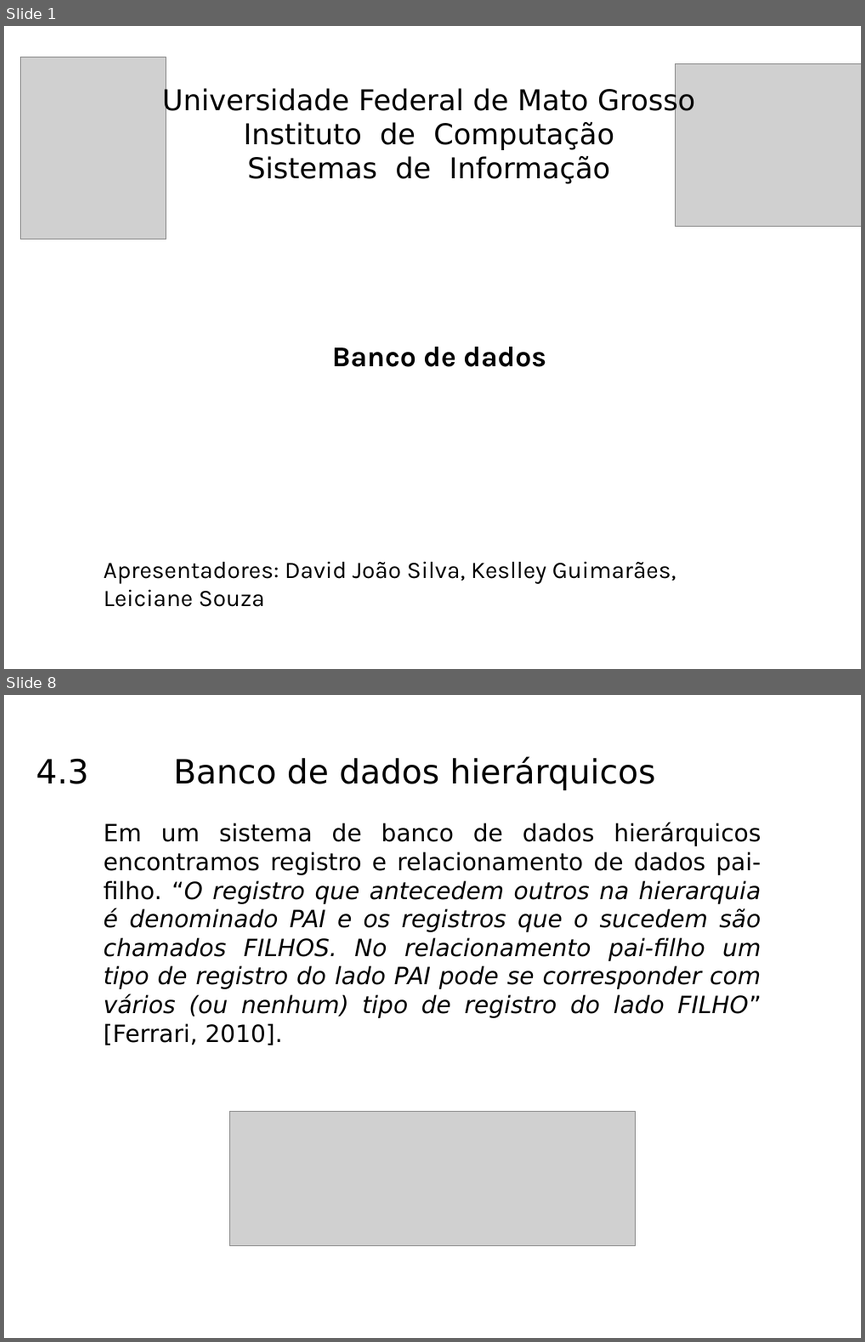
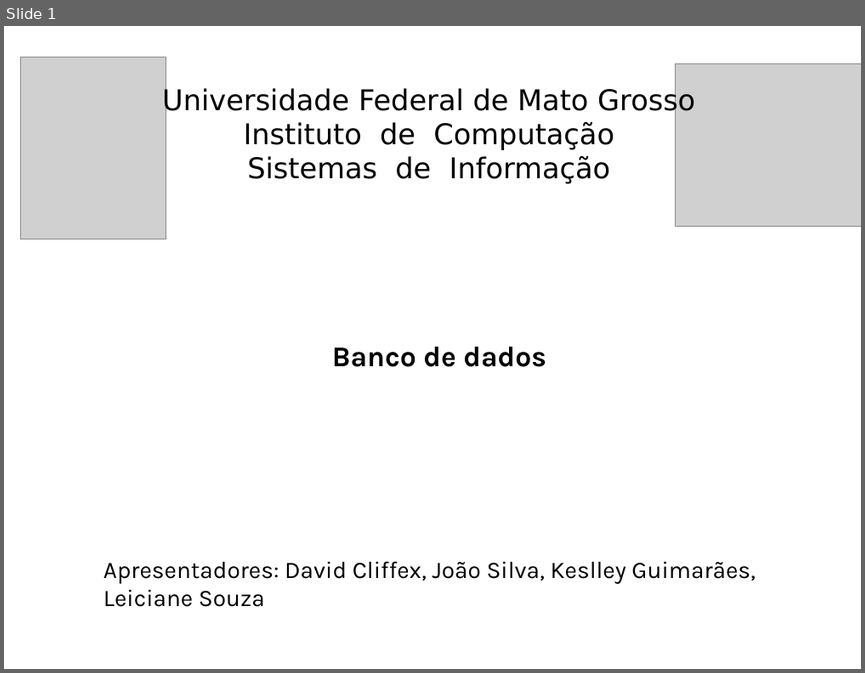
Before and after one commit to KeslleyWillian/Faculdade, a slide deck: 1-semestre/Fundamentos-da-computacao/Banco_de_dados.pptx. Shown one above the other, each under a label of ours: slides 1 and 8 before the commit, slide 1 after it; the slides between them are not shown. The pictures are 865x1342 and 865x673 pixels, drawn with LibreOffice and Linux fonts; fonts in the diff are those of the drawing; grey boxes stand for pictures. Boxes give left, top, right and bottom in pixels: in the first picture for what was removed or moved away, otherwise in the second. Text is boxed around its words. In the diff, an @@ line names an element or a change of style, - is before the commit and + after.

```diff
--- a/1-semestre/Fundamentos-da-computacao/Banco_de_dados.pptx
+++ b/1-semestre/Fundamentos-da-computacao/Banco_de_dados.pptx
@@ slide 8 removed at (4, 695, 861, 1338), background #FFFFFF @@
@@ text removed at (36, 756, 656, 790) @@
-4.3 Banco de dados hierárquicos
@@ text removed at (103, 823, 760, 1045) @@
-Em um sistema de banco de dados hierárquicos encontramos registro e relacionamento de dados pai-filho. “O registro que antecedem outros na hierarquia é denominado PAI e os registros que o sucedem são chamados FILHOS. No relacionamento pai-filho um tipo de registro do lado PAI pode se corresponder com vários (ou nenhum) tipo de registro do lado FILHO” [Ferrari, 2010].
@@ picture removed at (230, 1111, 635, 1245) @@
@@ slide 1 changed as well @@
@@ text at (103, 561, 755, 607): text changed @@
-Apresentadores: David João Silva, Keslley Guimarães, Leiciane Souza
+Apresentadores: David Cliffex, João Silva, Keslley Guimarães, Leiciane Souza
```
Also in this commit, not shown: 4 other slides changed, 15 slides added, 5 other slides removed, 20 other files.
